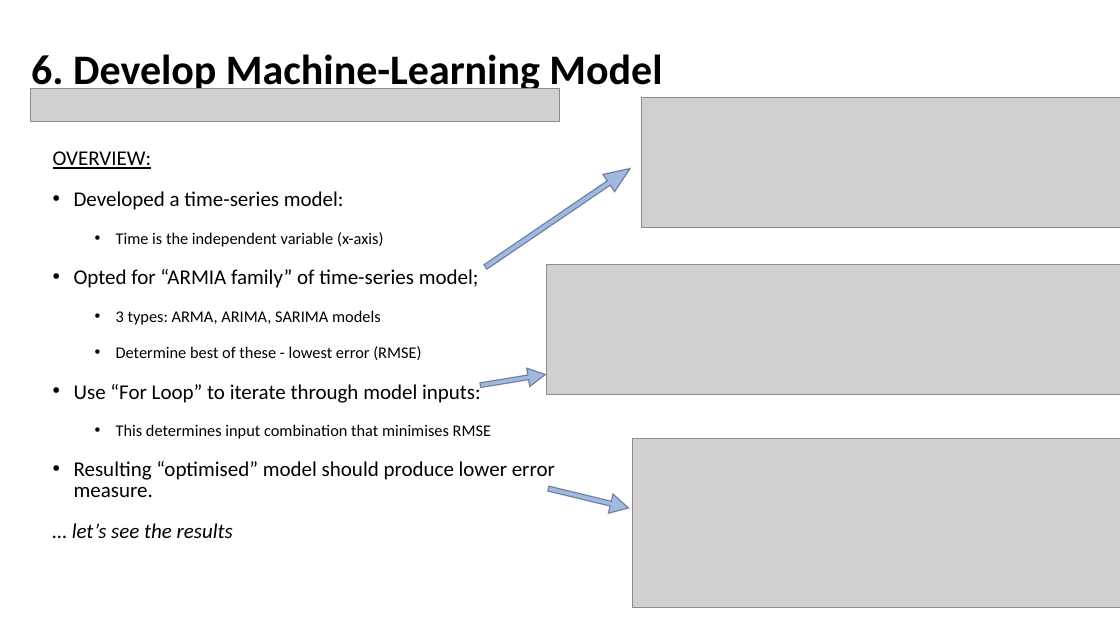
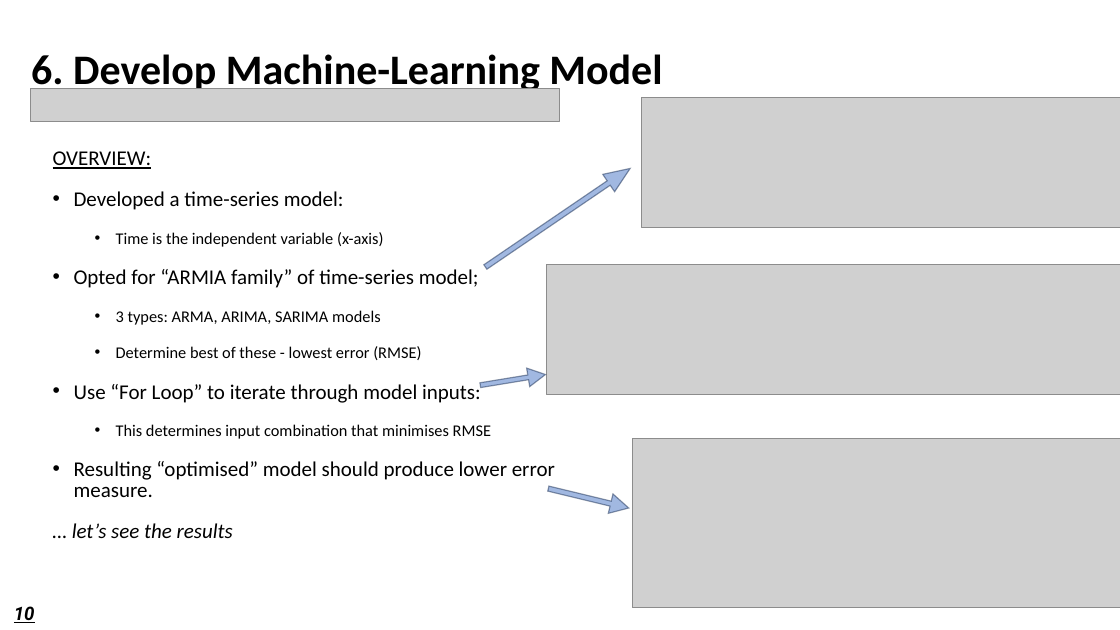
Before and after one commit to shwetajain1022/Project-4, a slide deck: slide 10 of Presentation/Proj4_presentation.pptx. Drawn at 1120x630 pixels with LibreOffice and Linux fonts; fonts in the diff are those of the drawing; grey boxes stand for pictures. Boxes give left, top, right and bottom in pixels: in the first picture for what was removed or moved away, otherwise in the second. Text is boxed around its words. In the diff, an @@ line names an element or a change of style, - is before the commit and + after.

```diff
--- a/Presentation/Proj4_presentation.pptx
+++ b/Presentation/Proj4_presentation.pptx
@@ page number added at box(14, 606, 35, 623), 16 pt, text #000000, bold, italic, underline @@
+10
```
Also in this commit, not shown: 12 other slides changed.
